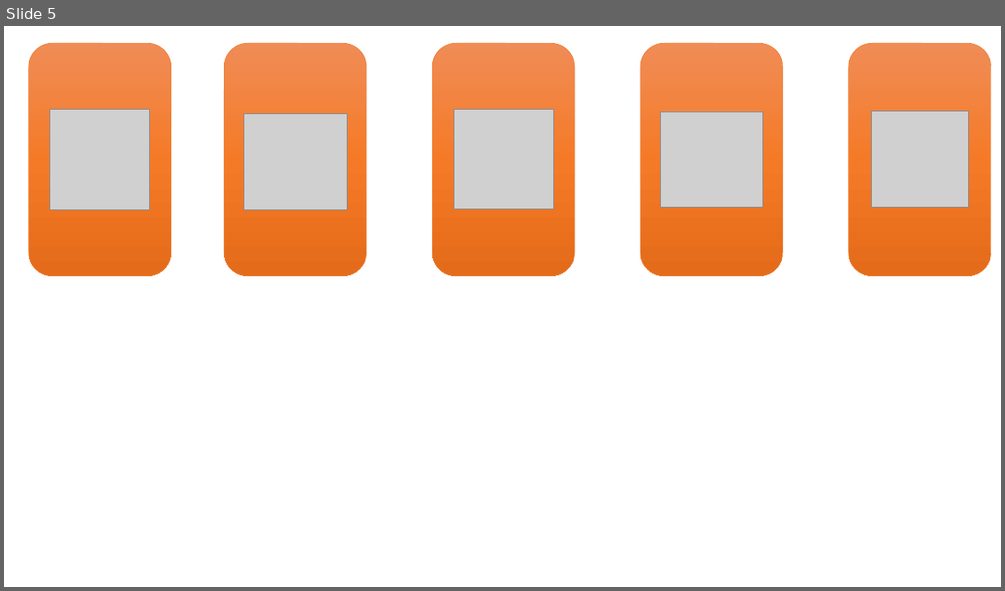
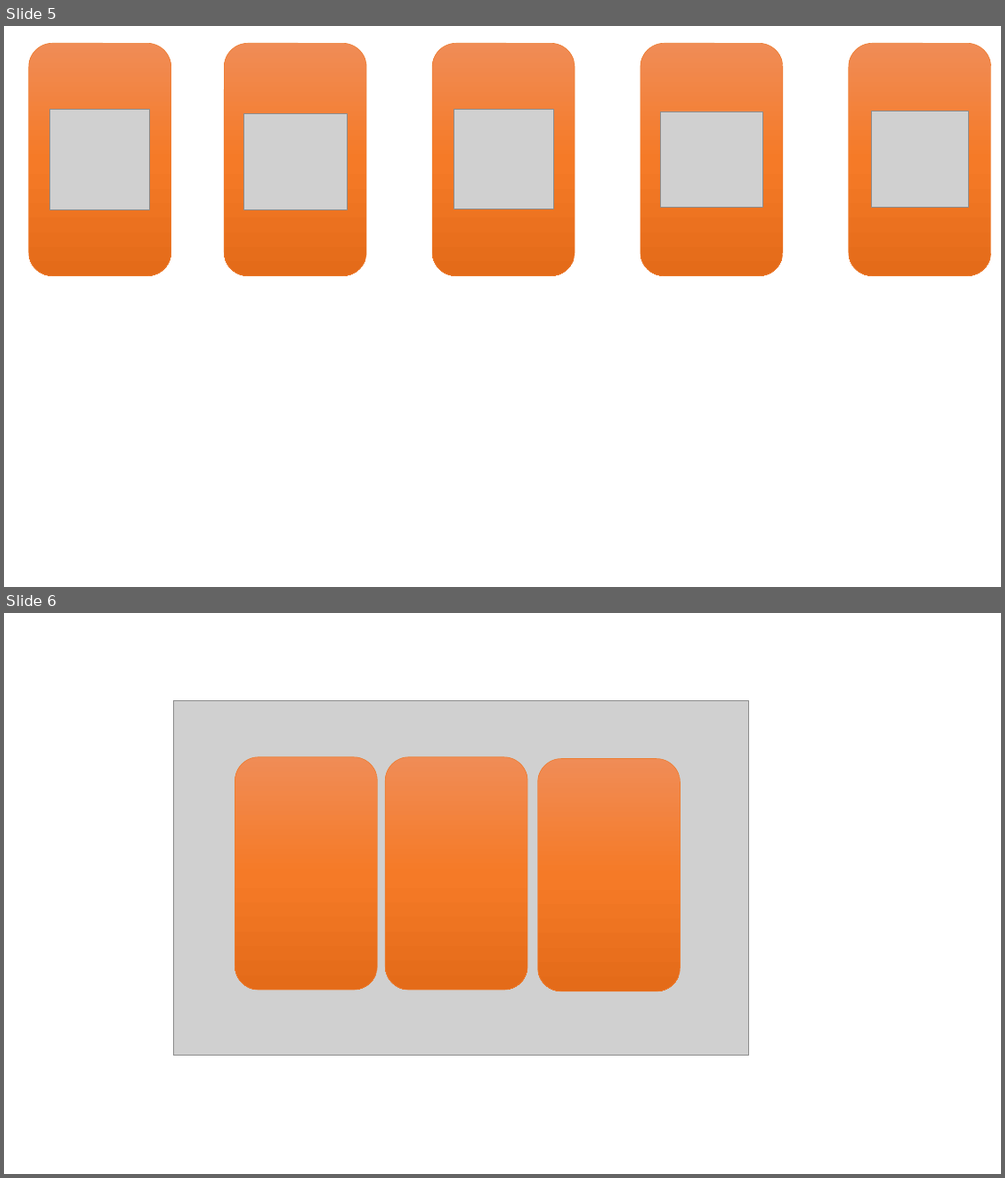
Before and after one commit to inderdeep25/SlotMachine, a slide deck: ASSETS_FILES/Assignment_1.pptx. Shown one above the other, each under a label of ours: slide 5 before the commit, slides 5 and 6 after it. The pictures are 1005x591 and 1005x1178 pixels, drawn with LibreOffice and Linux fonts; fonts in the diff are those of the drawing; grey boxes stand for pictures. Boxes give left, top, right and bottom in pixels: in the first picture for what was removed or moved away, otherwise in the second. Text is boxed around its words. In the diff, an @@ line names an element or a change of style, - is before the commit and + after.

```diff
--- a/ASSETS_FILES/Assignment_1.pptx
+++ b/ASSETS_FILES/Assignment_1.pptx
@@ slide 6 added at (x1=4, y1=613, x2=1001, y2=1174), background #FFFFFF @@
@@ picture added at (x1=174, y1=700, x2=749, y2=1055) @@
@@ rounded rectangle added at (x1=235, y1=757, x2=377, y2=989), fill gradient #F18C57 to #F67B28 to #E56C19, outline #ED7D31 0.5 pt @@
@@ rounded rectangle added at (x1=386, y1=757, x2=527, y2=989), fill gradient #F18C57 to #F67B28 to #E56C19, outline #ED7D31 0.5 pt @@
@@ rounded rectangle added at (x1=538, y1=759, x2=680, y2=991), fill gradient #F18C57 to #F67B28 to #E56C19, outline #ED7D31 0.5 pt @@
```
Also in this commit, not shown: 3 slides changed, 24 other files.
